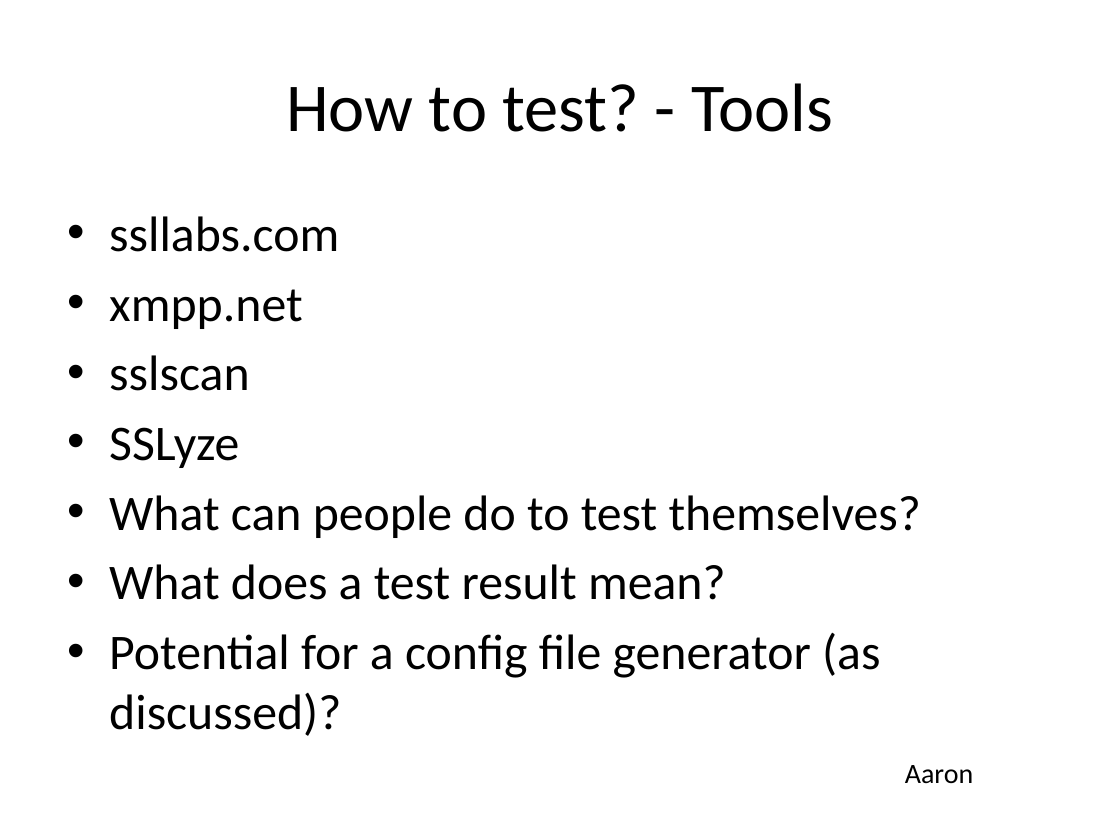
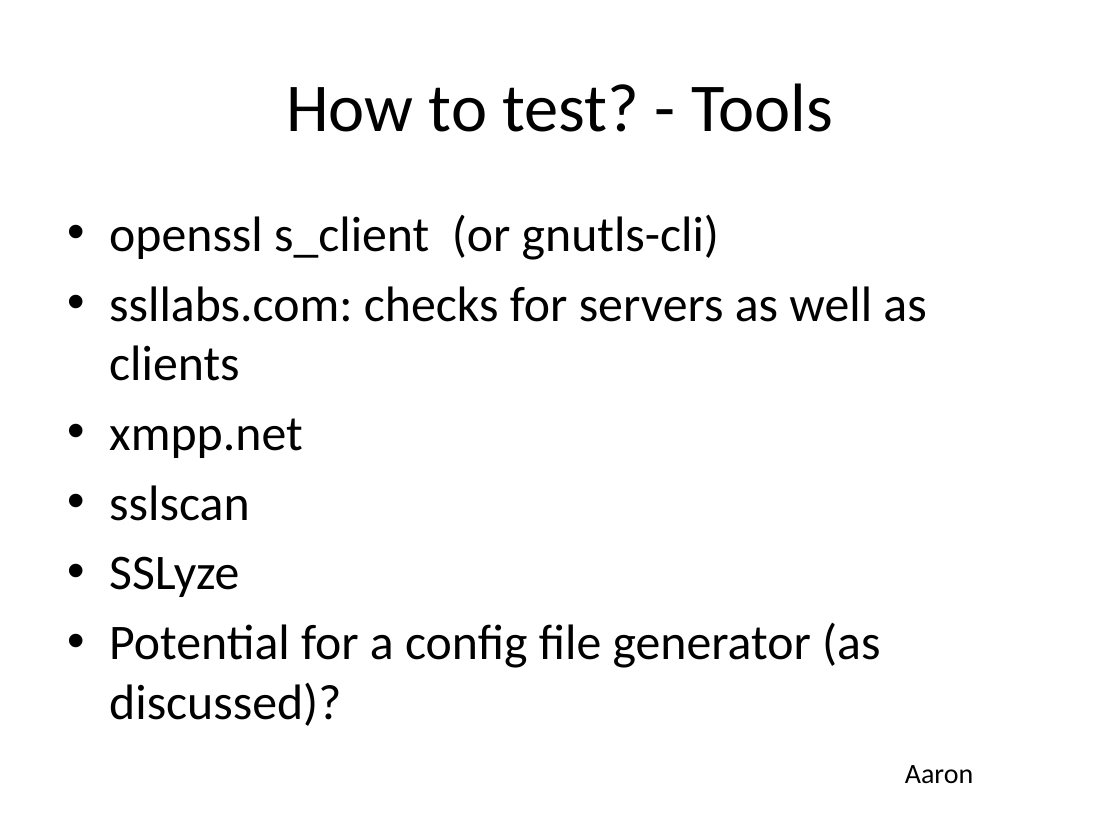
Before and after one commit to BetterCrypto/Applied-Crypto-Hardening, a slide deck: slide 33 of presentations/20131122-Deepsec-ACH project.pptx. Drawn at 1120x840 pixels with LibreOffice and Linux fonts; fonts in the diff are those of the drawing. Boxes give left, top, right and bottom in pixels: in the first picture for what was removed or moved away, otherwise in the second. Text is boxed around its words. In the diff, an @@ line names an element or a change of style, - is before the commit and + after.

Commit message:
added some tools to the deepsec slides

```diff
--- a/presentations/20131122-Deepsec-ACH project.pptx
+++ b/presentations/20131122-Deepsec-ACH project.pptx
@@ text at [109, 214, 926, 381]: text changed @@
-• ssllabs.com
+• openssl s_client (or gnutls-cli)
+• ssllabs.com: checks for servers as well as clients
@@ text at [109, 495, 921, 600]: paragraphs removed @@
-• What can people do to test themselves?
-• What does a test result mean?
```
Also in this commit, not shown: 1 slide added.
